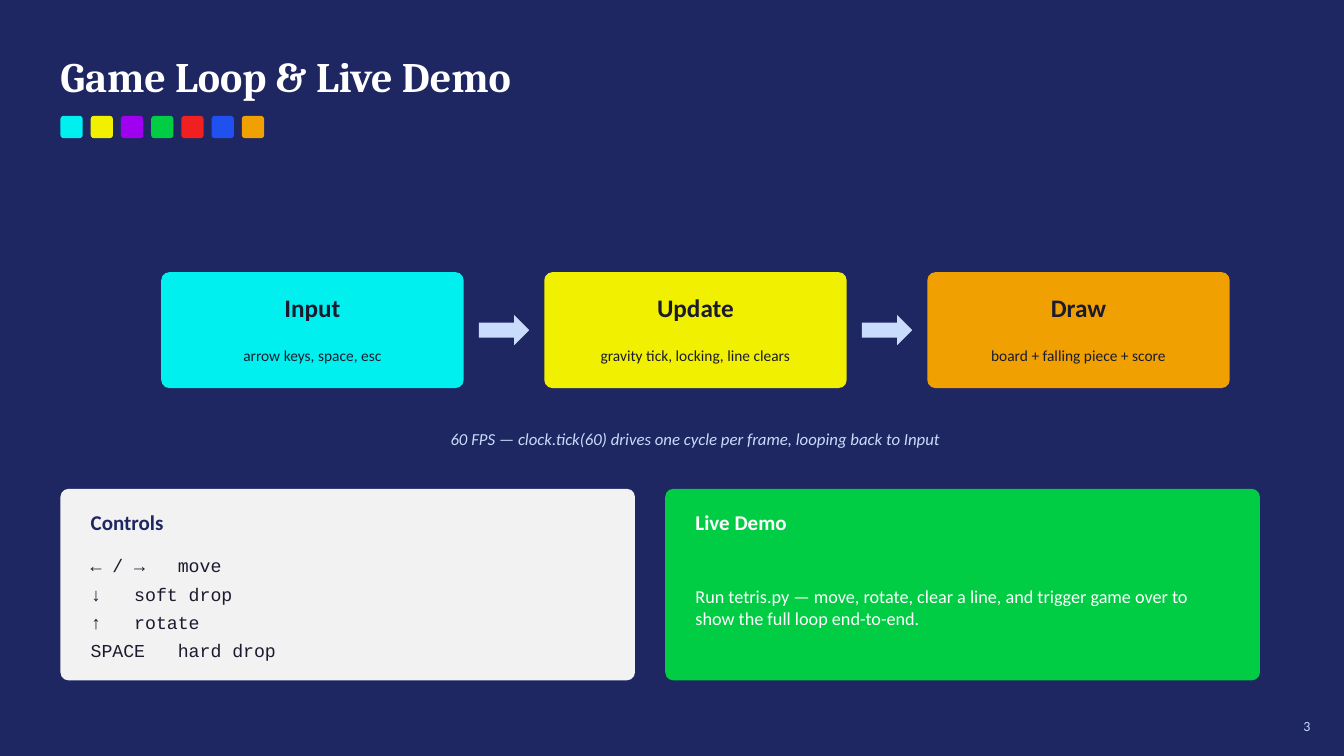
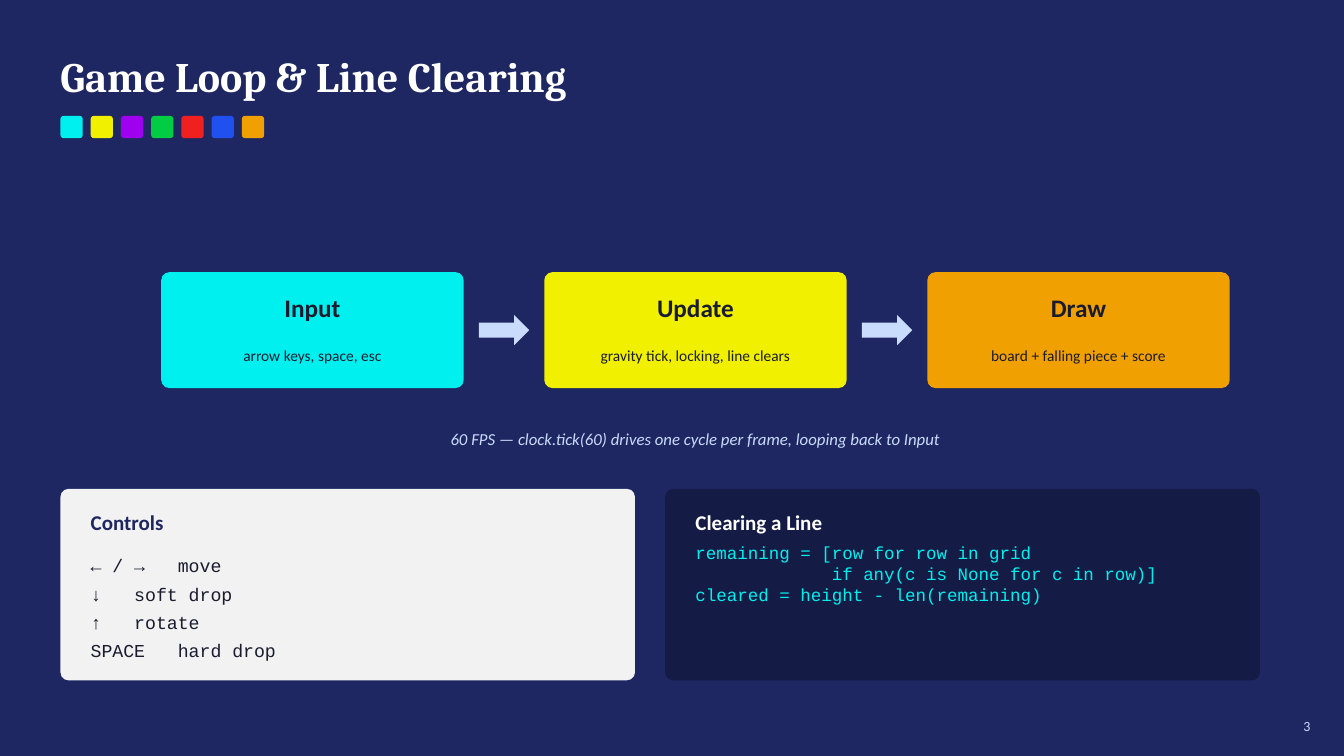
Before and after one commit to kadenmundie-gif/tetris-semester-project, a slide deck: slide 3 of tetris_presentation.pptx. Drawn at 1344x756 pixels with LibreOffice and Linux fonts; fonts in the diff are those of the drawing. Boxes give left, top, right and bottom in pixels: in the first picture for what was removed or moved away, otherwise in the second. Text is boxed around its words. In the diff, an @@ line names an element or a change of style, - is before the commit and + after.

Commit message:
Update presentation slides

```diff
--- a/tetris_presentation.pptx
+++ b/tetris_presentation.pptx
@@ text at (60, 63, 566, 102): text changed @@
-Game Loop & Live Demo
+Game Loop & Line Clearing
@@ rounded rectangle at (665, 489, 1260, 681): fill #00CC44 to #141B45 @@
@@ text at (695, 515, 822, 534): text changed @@
-Live Demo
+Clearing a Line
@@ text at (695, 547, 1156, 605): text changed; size 13 to 12.5 pt; font Calibri to Courier New; text colour #FFFFFF to #00F0F0 @@
-Run tetris.py — move, rotate, clear a line, and trigger game over to show the full loop end-to-end.
+remaining = [row for row in grid
+if any(c is None for c in row)]
+cleared = height - len(remaining)
@@ text "remaining = [row for row ..." at (695, 547, 1156, 605): vertical alignment middle to top @@
```
Also in this commit, not shown: 1 other slide changed.
